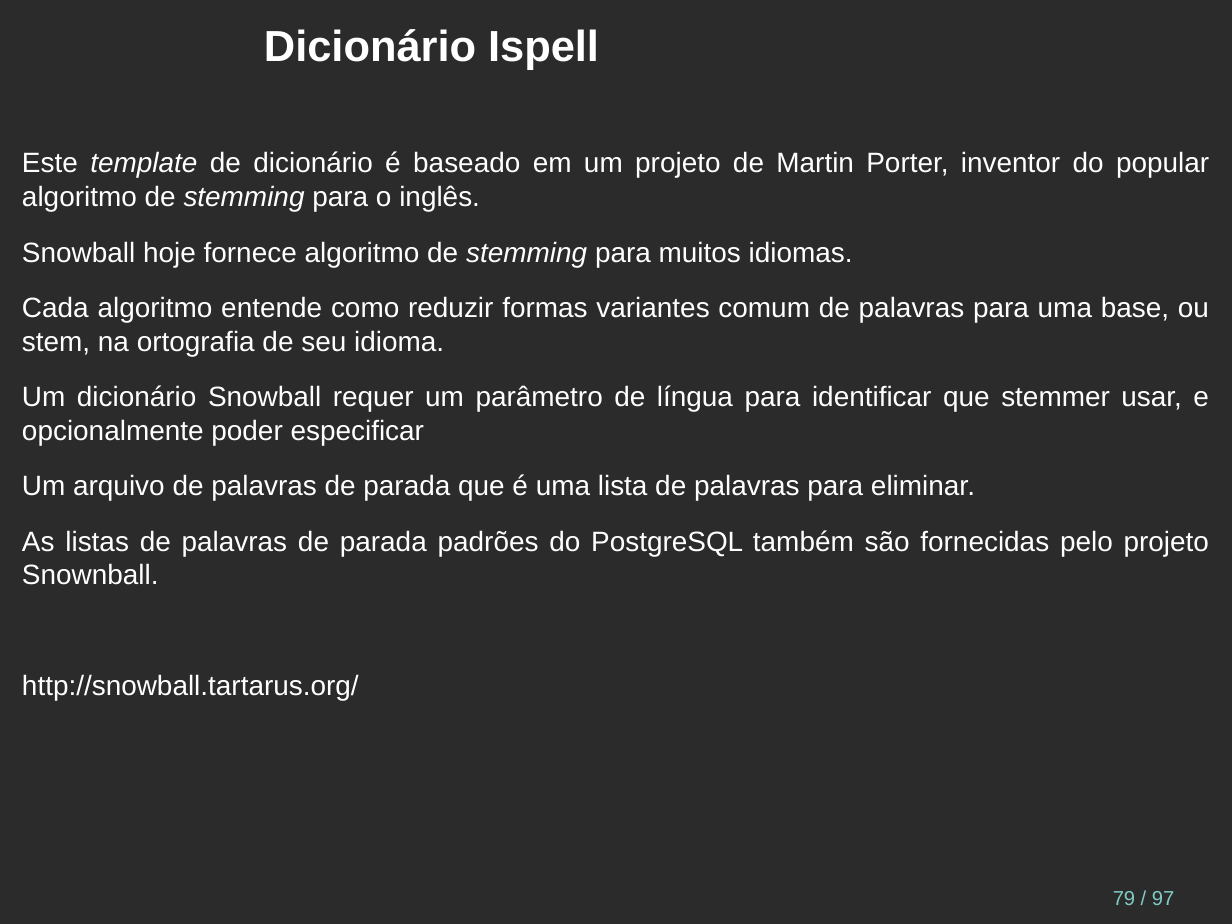
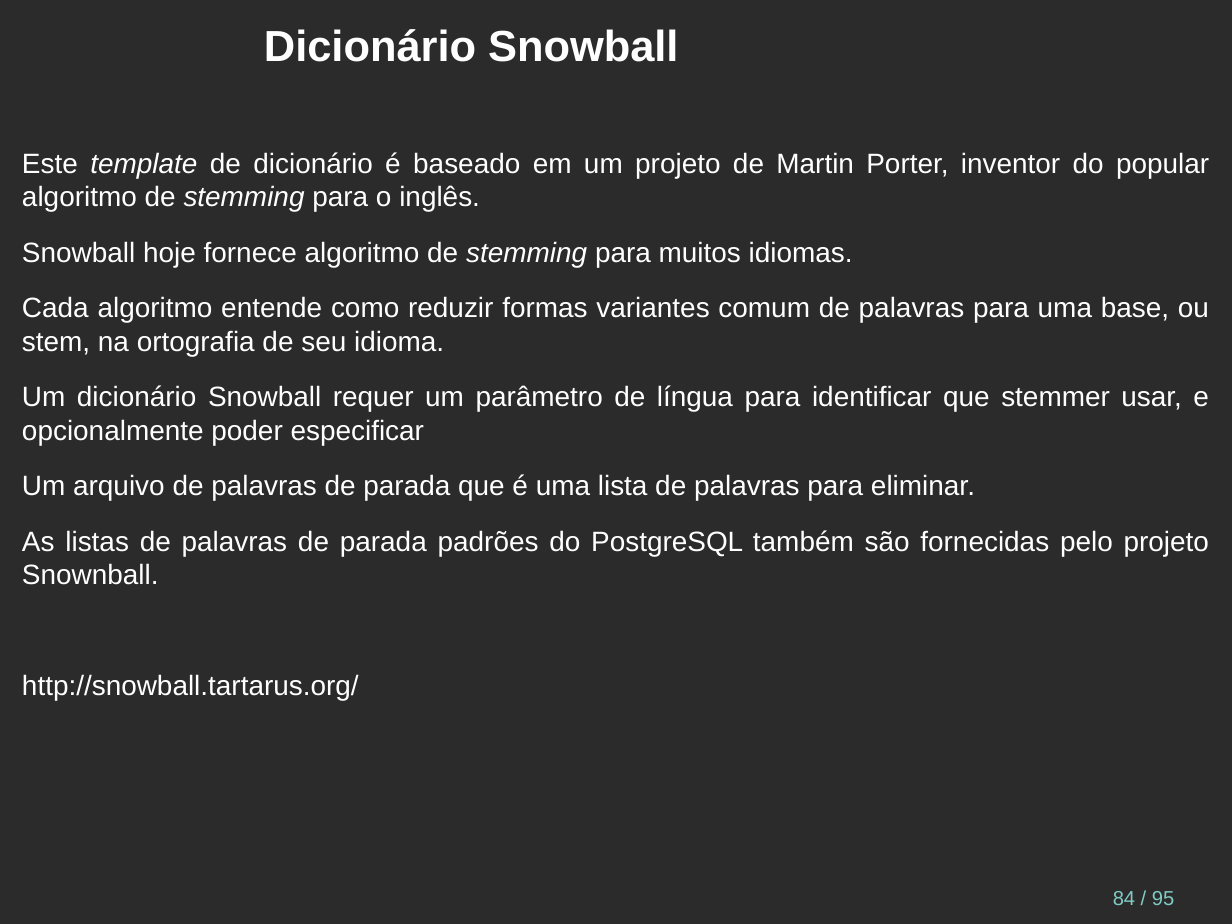
Before and after one commit to juliano777/db_fts, a slide deck: slide 84 of fts_pt-br.odp (slide 79 before the commit). Drawn at 1232x924 pixels with LibreOffice and Linux fonts; fonts in the diff are those of the drawing; background and template pictures are left out; a plain dark background stands for a picture behind light text. Boxes give left, top, right and bottom in pixels: in the first picture for what was removed or moved away, otherwise in the second. Text is boxed around its words. In the diff, an @@ line names an element or a change of style, - is before the commit and + after.

Commit message:
Falta dicionário ispell

```diff
--- a/fts_pt-br.odp
+++ b/fts_pt-br.odp
@@ title at box(264, 29, 678, 62): text changed @@
-Dicionário Ispell
+Dicionário Snowball
@@ page number at box(1113, 891, 1174, 905): text changed @@
-79 / 97
+84 / 95
```
Also in this commit, not shown: 10 other slides changed, 2 slides removed, 3 other files.
